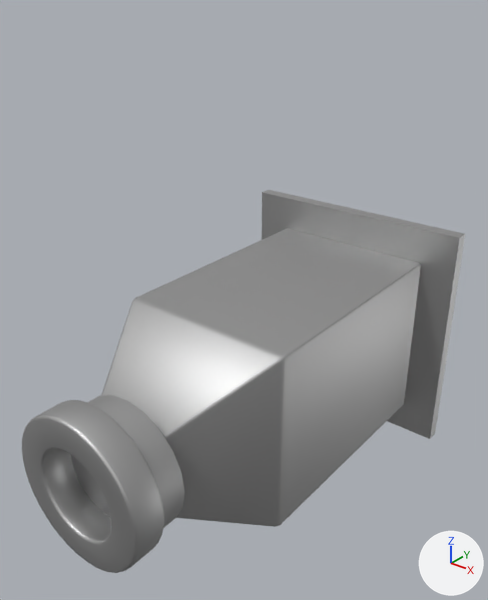
An edit to the FBX model Assets/Environment/Meshes/box_01.fbx, drawn before and after from the same camera.
One viewpoint serves both versions: a 50 mm lens placed at (1.43, -1.7, 1.48), pointed at (0.02, 0.07, 0.38). The lights are fixed; the arrows at lower right show +X, +Y and +Z. Where no turn or scale is listed for an object, it has been applied to the vertices.

Before the edit, the objects in view are built like this:
```python
me_box_01 = bpy.data.meshes.new('box_01')
me_box_01.from_pydata(...)  # 585 vertices, 567 faces; spans x -0.5..0.5, y -0.75..0.91, z -0.49..0.51
me_box_01.materials.append(mat_m_box)  # grey #bcbcbc
ob_box_01 = bpy.data.objects.new('box_01', me_box_01)
ob_box_01.location = (0.0, 0.0, 0.0)
```
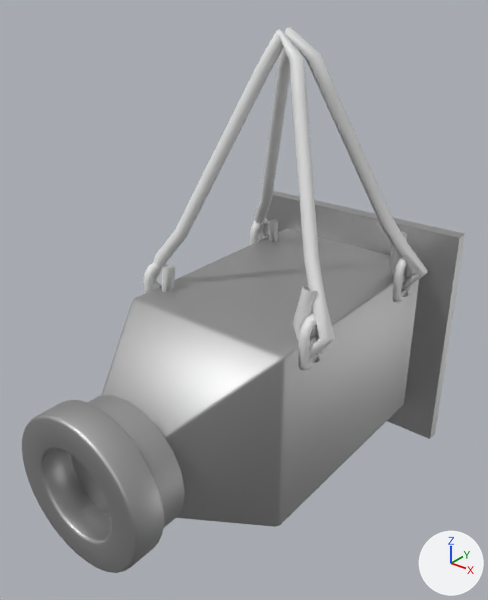
What differs and where, as boxes [x1, y1, x2, y2] in the pictures (488 x 600 px):
'Cylinder.001', added: after [153, 27, 428, 359]
'Torus.002', added: after [143, 218, 414, 370]

Edits to the bpy script that builds the scene:
```text
Add mat_material:
    mat_material = principled_material('Material')
    mat_material.base_color = (0.8, 0.8, 0.8)  # white #e7e7e7
Add me_torus_002:
    me_torus_002.from_pydata(...)  # 480 vertices, 448 faces; spans x -0.75..0.019, y -0.069..0.737, z -0.036..0.16
Add me_cylinder_002:
    me_cylinder_002.from_pydata(...)  # 352 vertices, 336 faces; spans x -0.411..0.457, y -0.044..0.712, z 0.282..1.305
    me_cylinder_002.materials.append(mat_material)  # its picture is missing
Add ob_torus_002:
    ob_torus_002 = bpy.data.objects.new('Torus.002', me_torus_002)
    ob_torus_002.location = (0.366, 0.0, 0.302)
Add ob_cylinder_001:
    ob_cylinder_001 = bpy.data.objects.new('Cylinder.001', me_cylinder_002)
    ob_cylinder_001.location = (0.0, 0.0, 0.0)
```
